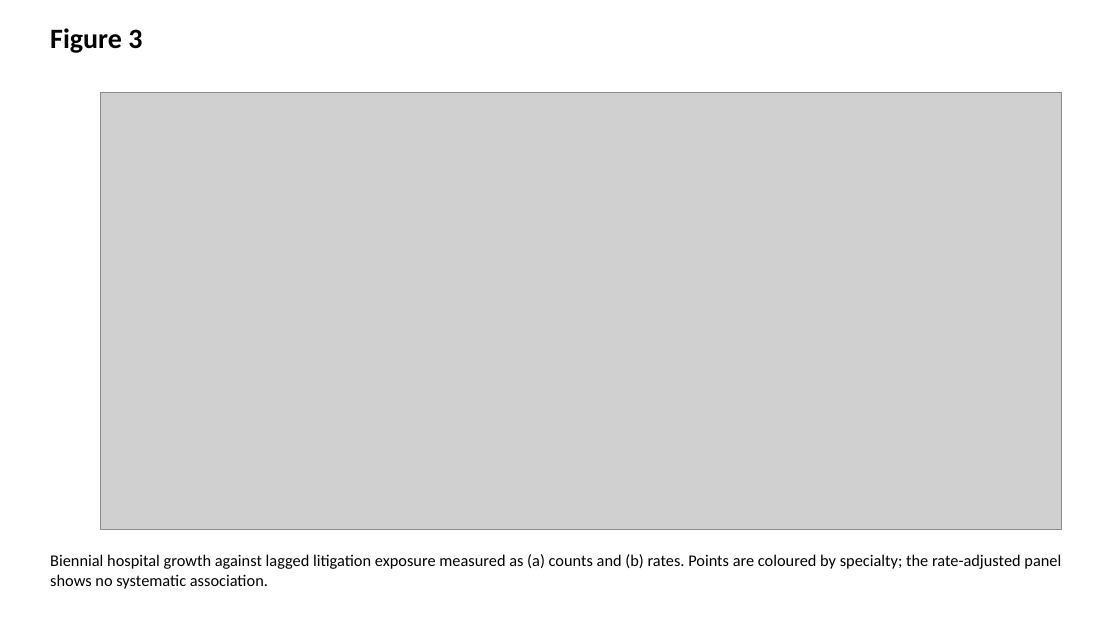
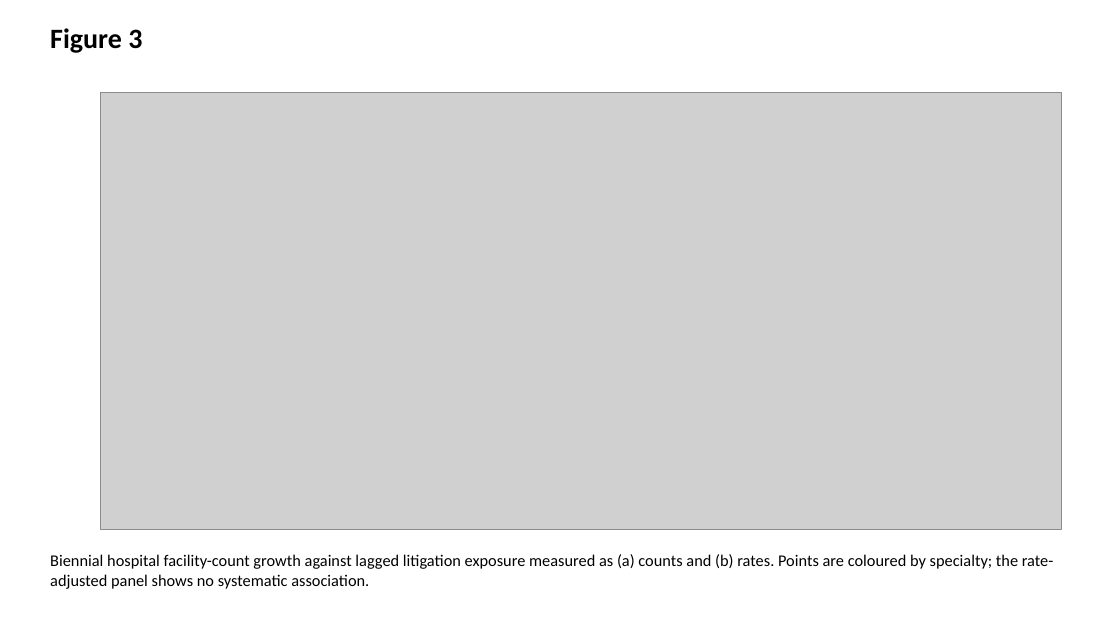
Before and after one commit to bougtoir/medical-accident-its-analysis, a slide deck: slide 3 of medical_accident_its_analysis/manuscript/bpp_figures.pptx. Drawn at 1120x630 pixels with LibreOffice and Linux fonts; fonts in the diff are those of the drawing; grey boxes stand for pictures. Boxes give left, top, right and bottom in pixels: in the first picture for what was removed or moved away, otherwise in the second. Text is boxed around its words. In the diff, an @@ line names an element or a change of style, - is before the commit and + after.

```diff
--- a/medical_accident_its_analysis/manuscript/bpp_figures.pptx
+++ b/medical_accident_its_analysis/manuscript/bpp_figures.pptx
@@ text at (x1=50, y1=554, x2=1054, y2=589): text changed @@
-Biennial hospital growth against lagged litigation exposure measured as (a) counts and (b) rates. Points are coloured by specialty; the rate-adjusted panel shows no systematic association.
+Biennial hospital facility-count growth against lagged litigation exposure measured as (a) counts and (b) rates. Points are coloured by specialty; the rate-adjusted panel shows no systematic association.
```
Also in this commit, not shown: 17 other files.
